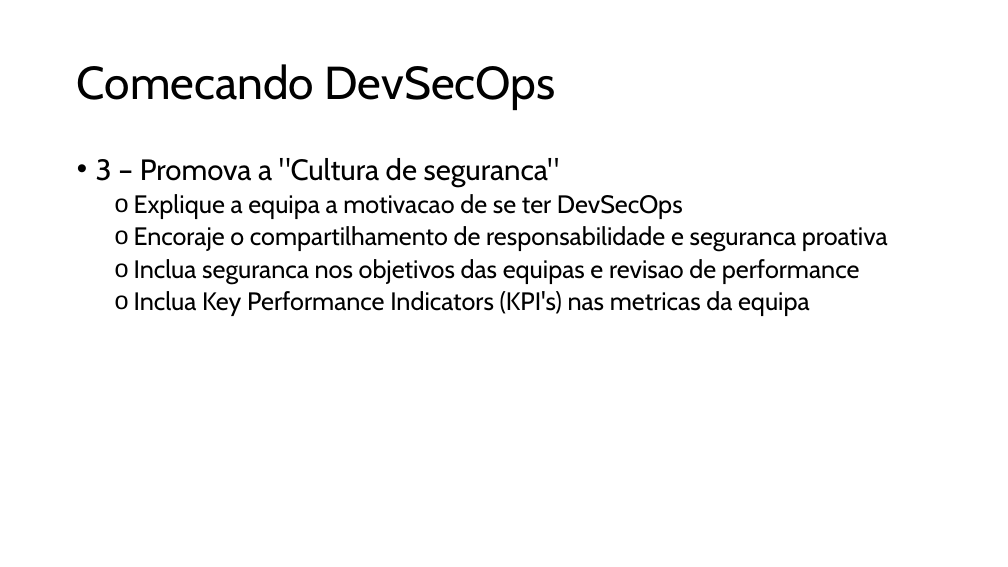
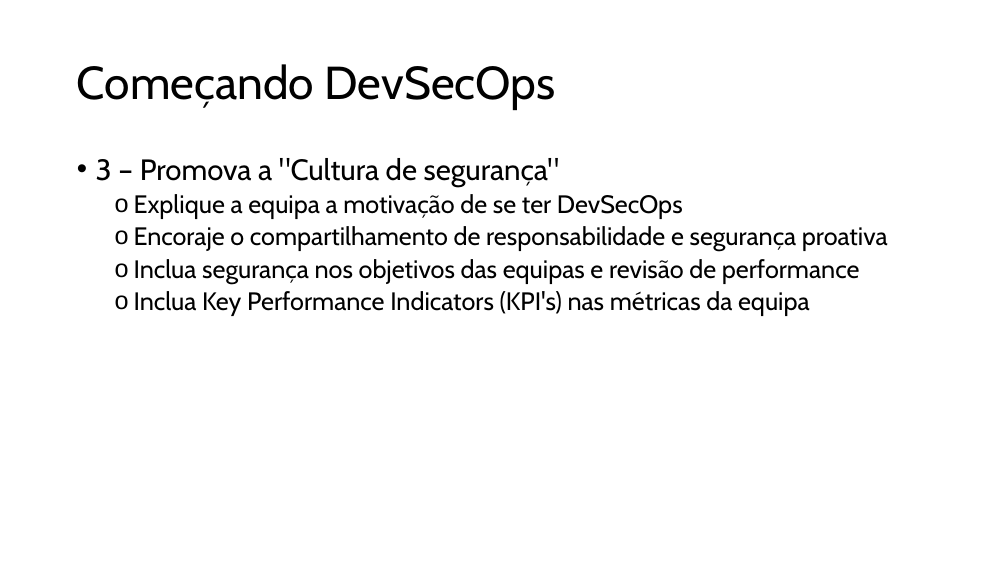
Before and after one commit to raqsilva8/pme-devsecops-toolkit, a slide deck: slide 10 of Material_de_Treino/DevSecOps_tecnico.pptx. Drawn at 1008x567 pixels with LibreOffice and Linux fonts; fonts in the diff are those of the drawing. Boxes give left, top, right and bottom in pixels: in the first picture for what was removed or moved away, otherwise in the second. Text is boxed around its words. In the diff, an @@ line names an element or a change of style, - is before the commit and + after.

```diff
--- a/Material_de_Treino/DevSecOps_tecnico.pptx
+++ b/Material_de_Treino/DevSecOps_tecnico.pptx
@@ title at box(77, 64, 556, 110): text changed @@
-Comecando DevSecOps
+Começando DevSecOps
@@ text at box(96, 158, 888, 316): text changed @@
-• 3 – Promova a "Cultura de seguranca"
-  o Explique a equipa a motivacao de se ter DevSecOps
-  o Encoraje o compartilhamento de responsabilidade e seguranca proativa
-  o Inclua seguranca nos objetivos das equipas e revisao de performance
-  o Inclua Key Performance Indicators (KPI's) nas metricas da equipa
+• 3 – Promova a "Cultura de segurança"
+  o Explique a equipa a motivação de se ter DevSecOps
+  o Encoraje o compartilhamento de responsabilidade e segurança proativa
+  o Inclua segurança nos objetivos das equipas e revisão de performance
+  o Inclua Key Performance Indicators (KPI's) nas métricas da equipa
```
Also in this commit, not shown: 13 other slides changed, 1 other file.
